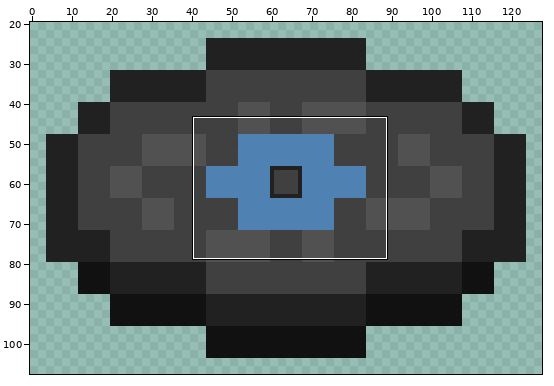
Edited in one commit: sprite sheet (src/main/resources/custom.png). Above: a wide view before the commit, with the close-up outlined.
Close-up. The starting point:
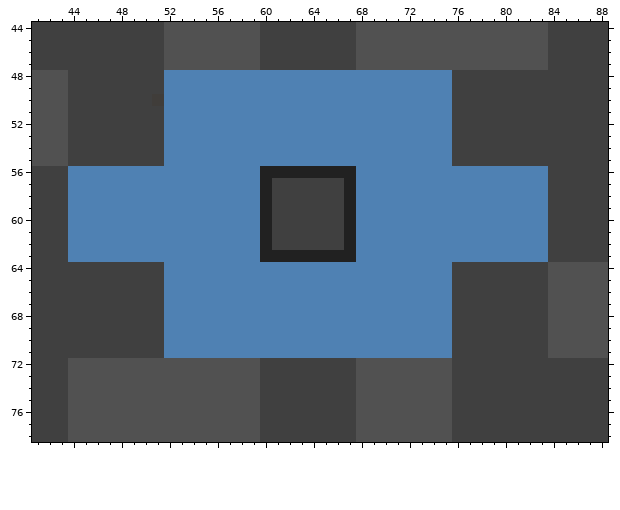
The file is 128x128 pixels. Colours within 5 levels of each other are drawn and written as one. Shown: x 41..88, y 44..78. The wide view leaves out empty margins.
After:
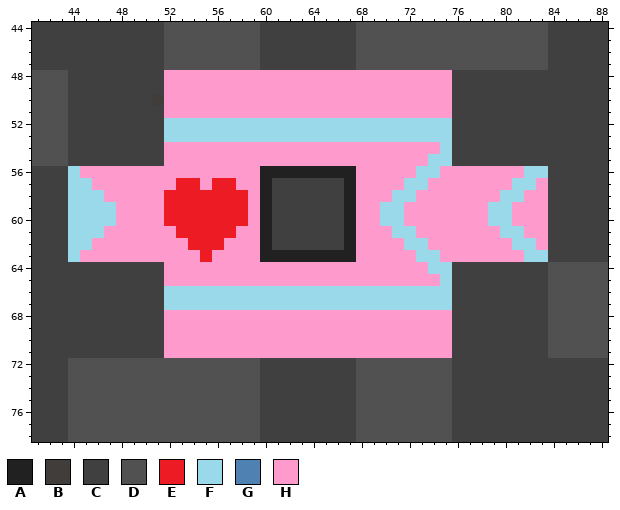
Palette (. is transparent): A #212121  B #403d3a  C #404040  D #515151  E #ed1c24  F #99d9ea  G #4f81b3  H #ff9bcc
Changes in this commit:
Colour E replaces colour G in row 57 at x 53 to 54 and 56 to 57; in rows 58 to 60 at x 52 to 58; in row 61 at x 53 to 57; in row 62 at x 54 to 56; in row 63 at x 55.
Colour F replaces colour G in rows 52 to 53 at x 52 to 75; in row 54 at x 75; in row 55 at x 74 to 75; in row 56 at x 44, 73 to 74 and 82 to 83; in row 57 at x 44 to 45, 72 to 73 and 81 to 82; in row 58 at x 44 to 46, 71 to 72 and 80 to 81.
Colour F replaces colour G in rows 59 to 60 at x 44 to 47, 70 to 71 and 79 to 80; in row 61 at x 44 to 46, 71 to 72 and 80 to 81; in row 62 at x 44 to 45, 72 to 73 and 81 to 82; in row 63 at x 44, 73 to 74 and 82 to 83; in row 64 at x 74 to 75; in row 65 at x 75.
Colour F replaces colour G in rows 66 to 67 at x 52 to 75.
Colour H replaces colour G in rows 48 to 51 at x 52 to 75; in row 54 at x 52 to 74; in row 55 at x 52 to 73; in row 56 at x 45 to 59, 68 to 72 and 75 to 81; in row 57 at x 46 to 52, 55, 58 to 59, 68 to 71, 74 to 80 and 83; in row 58 at x 47 to 51, 59, 68 to 70, 73 to 79 and 82 to 83.
Colour H replaces colour G in rows 59 to 60 at x 48 to 51, 59, 68 to 69, 72 to 78 and 81 to 83; in row 61 at x 47 to 52, 58 to 59, 68 to 70, 73 to 79 and 82 to 83; in row 62 at x 46 to 53, 57 to 59, 68 to 71, 74 to 80 and 83; in row 63 at x 45 to 54, 56 to 59, 68 to 72 and 75 to 81; in row 64 at x 52 to 73; in row 65 at x 52 to 74.
Colour H replaces colour G in rows 68 to 71 at x 52 to 75.
